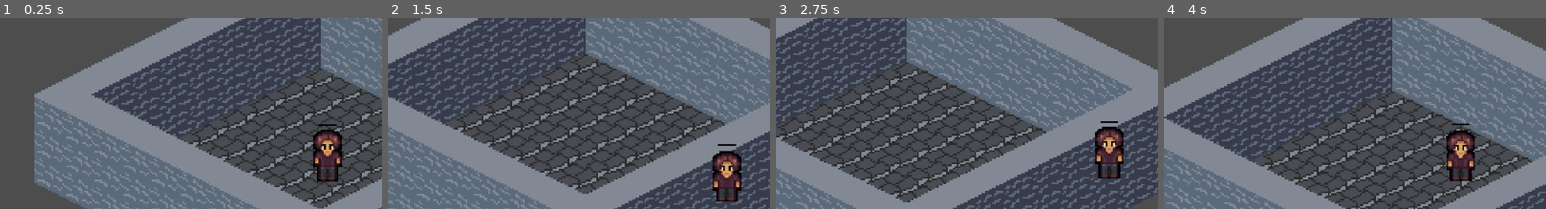
Above: before the commit, frames 1-4 (left to right).
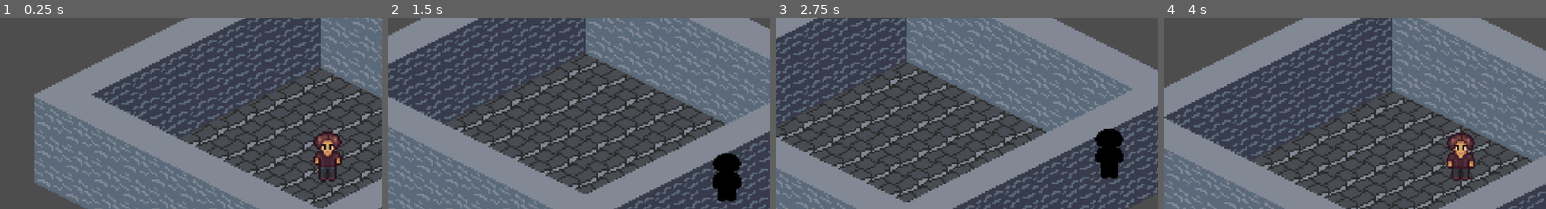
Above: after the commit, the same moments.

Repository: Lucio-Ladeira/empolium-2
Game: Godot game, scene res://scenes/empresa_empolium/empresa_empolium.tscn
The game is run twice, just before and just after one commit, with the same random seed, the same clock (stepped at 60 frames per second) and the same inputs. The project has no main scene, so this scene is started directly.
Inputs:
- Up to frame 1 (0.25 s): no input
- Up to frame 2 (1.5 s): hold D (move_right) 0.53-1.28 s; hold S (move_down) from 1.28 s (still down)
- Up to frame 3 (2.75 s): release S (move_down) at 2.03 s; hold D (move_right) from 2.03 s (still down)
- Up to frame 4 (4 s): release D (move_right) at 2.78 s; hold W (move_up) 2.78-3.53 s; hold A (move_left) from 3.53 s (still down)
The pictures show only the part of the screen within x 7-57%, y 14-64%; the shares and areas given below are measured in that part.

The runs differ from the first frame. In frame 1, 0.4% of the frame differs, in the area x 82-90%, y 55-86%; in frame 2, 1.8%; in frame 3, 1.8%, in the area x 83-91%, y 54-84%; in frame 4, 0.4%.

Commit message:
Revert "testando se vai"
This reverts commit 548c312a82111a343e5eb97c34eec93e72c9918d.

Diff:
--- a/scenes/plyer/player.tscn
+++ b/scenes/plyer/player.tscn
@@ -334,7 +334,7 @@
 
 [sub_resource type="ShaderMaterial" id="ShaderMaterial_o72fr"]
 shader = ExtResource("4_dxib6")
-shader_parameter/outline_color = Color(0, 0, 0, 1)
+shader_parameter/silhouette_color = Color(0, 0, 0, 1)
 
 [sub_resource type="ShaderMaterial" id="ShaderMaterial_fb3pg"]
 shader = ExtResource("5_fb3pg")
--- a/shader/player.gdshader
+++ b/shader/player.gdshader
@@ -1,49 +1,16 @@
 shader_type canvas_item;
 
 uniform sampler2D screen_texture : hint_screen_texture, repeat_disable, filter_nearest;
-uniform vec4 outline_color : source_color = vec4(0.0, 0.0, 0.0, 1.0);
+uniform vec4 silhouette_color : source_color = vec4(0.0, 0.0, 0.0, 0.5);
+
 
 void fragment() {
-vec4 tex_color = texture(TEXTURE, UV);
+    vec4 screen_color = textureLod(screen_texture, SCREEN_UV, 0.0);
+    vec4 tex_color = texture(TEXTURE, UV);
 
+    COLOR = tex_color;
 
-// Mantém o personagem normal
-COLOR = tex_color;
-
-// Tamanho de 1 pixel da textura
-vec2 pixel_size = 1.0 / vec2(textureSize(TEXTURE, 0));
-
-// Alpha dos pixels ao redor
-float surrounding_alpha = 0.0;
-
-surrounding_alpha = max(surrounding_alpha,
-	texture(TEXTURE, UV + vec2(-pixel_size.x,  0.0)).a);
-
-surrounding_alpha = max(surrounding_alpha,
-	texture(TEXTURE, UV + vec2( pixel_size.x,  0.0)).a);
-
-surrounding_alpha = max(surrounding_alpha,
-	texture(TEXTURE, UV + vec2( 0.0, -pixel_size.y)).a);
-
-surrounding_alpha = max(surrounding_alpha,
-	texture(TEXTURE, UV + vec2( 0.0,  pixel_size.y)).a);
-
-surrounding_alpha = max(surrounding_alpha,
-	texture(TEXTURE, UV + vec2(-pixel_size.x, -pixel_size.y)).a);
-
-surrounding_alpha = max(surrounding_alpha,
-	texture(TEXTURE, UV + vec2( pixel_size.x, -pixel_size.y)).a);
-
-surrounding_alpha = max(surrounding_alpha,
-	texture(TEXTURE, UV + vec2(-pixel_size.x,  pixel_size.y)).a);
-
-surrounding_alpha = max(surrounding_alpha,
-	texture(TEXTURE, UV + vec2( pixel_size.x,  pixel_size.y)).a);
-
-// Só desenha o outline em áreas transparentes
-if (tex_color.a < 0.1 && surrounding_alpha > 0.1) {
-	COLOR = vec4(outline_color.rgb, surrounding_alpha * outline_color.a);
+    if (screen_color.r < 0.9) {
+        COLOR.rgb = silhouette_color.rgb;
+    }
 }
-
-
-}
